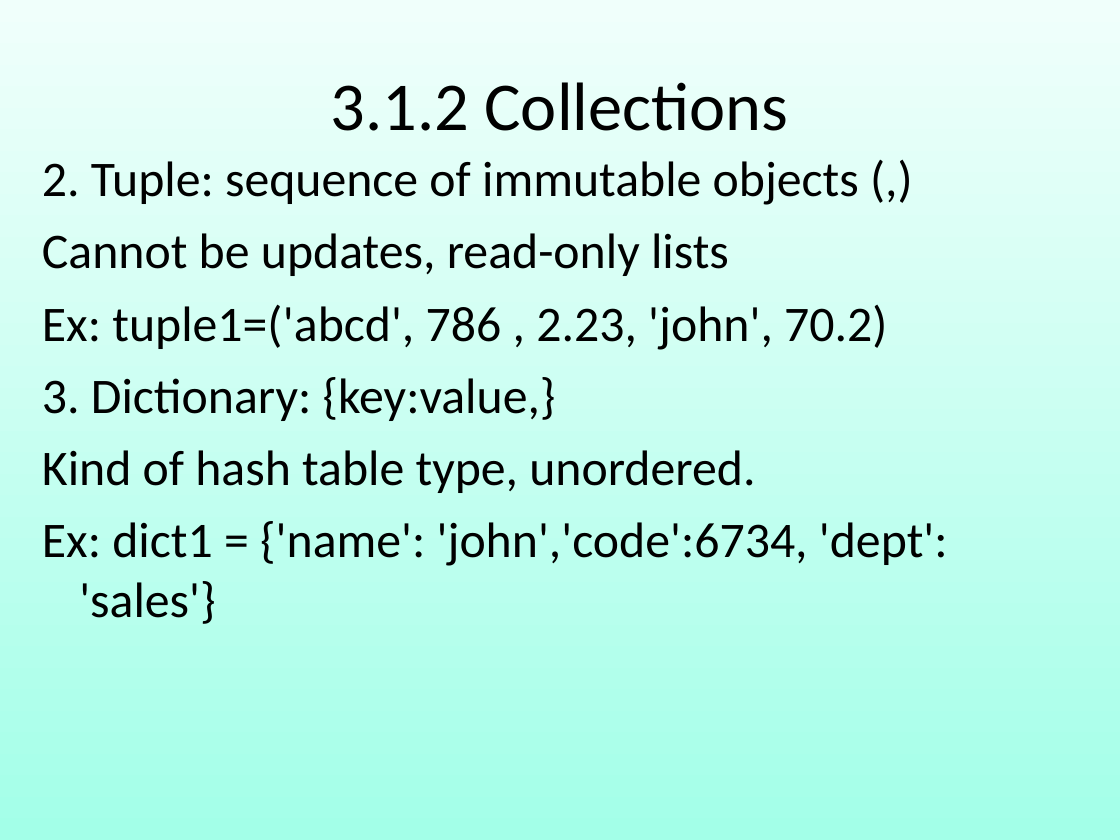
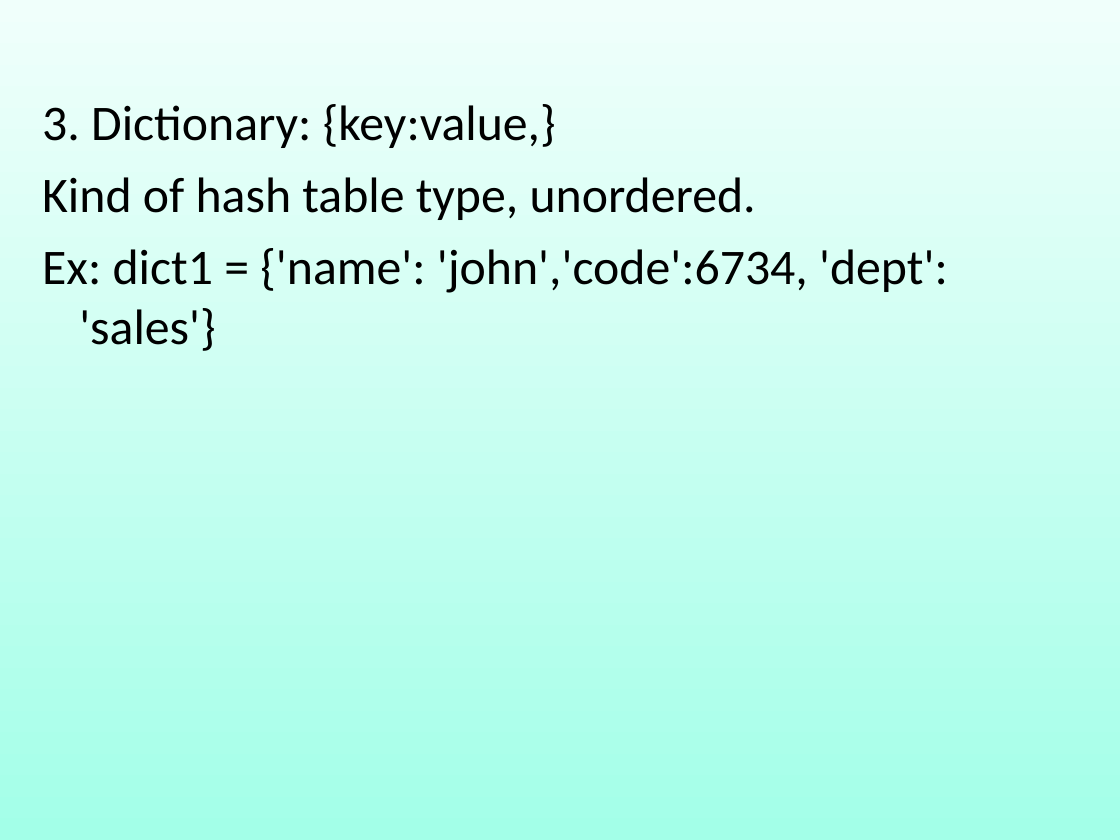
Before and after one commit to robin3795/Data, a slide deck: slide 93 of 2018_1.ppt (slide 92 before the commit). Drawn at 1120x840 pixels with LibreOffice and Linux fonts; fonts in the diff are those of the drawing. Boxes give left, top, right and bottom in pixels: in the first picture for what was removed or moved away, otherwise in the second. Text is boxed around its words. In the diff, an @@ line names an element or a change of style, - is before the commit and + after.

```diff
--- a/2018_1.ppt
+++ b/2018_1.ppt
@@ free removed at box(56, 34, 1064, 174) @@
-3.1.2 Collections
@@ free "3. Dictionary: {key:value,}": place and size @@
-free "3. Dictionary: {key:value,}" at box(27, 141, 1103, 780)
+free "3. Dictionary: {key:value,}" at box(27, 85, 1103, 812)
@@ text in free at box(42, 161, 887, 350): paragraphs removed @@
-2. Tuple: sequence of immutable objects (,)
-Cannot be updates, read-only lists
-Ex: tuple1=('abcd', 786 , 2.23, 'john', 70.2)
```
Also in this commit, not shown: 17 other slides changed, 4 slides added, 3 slides removed.
